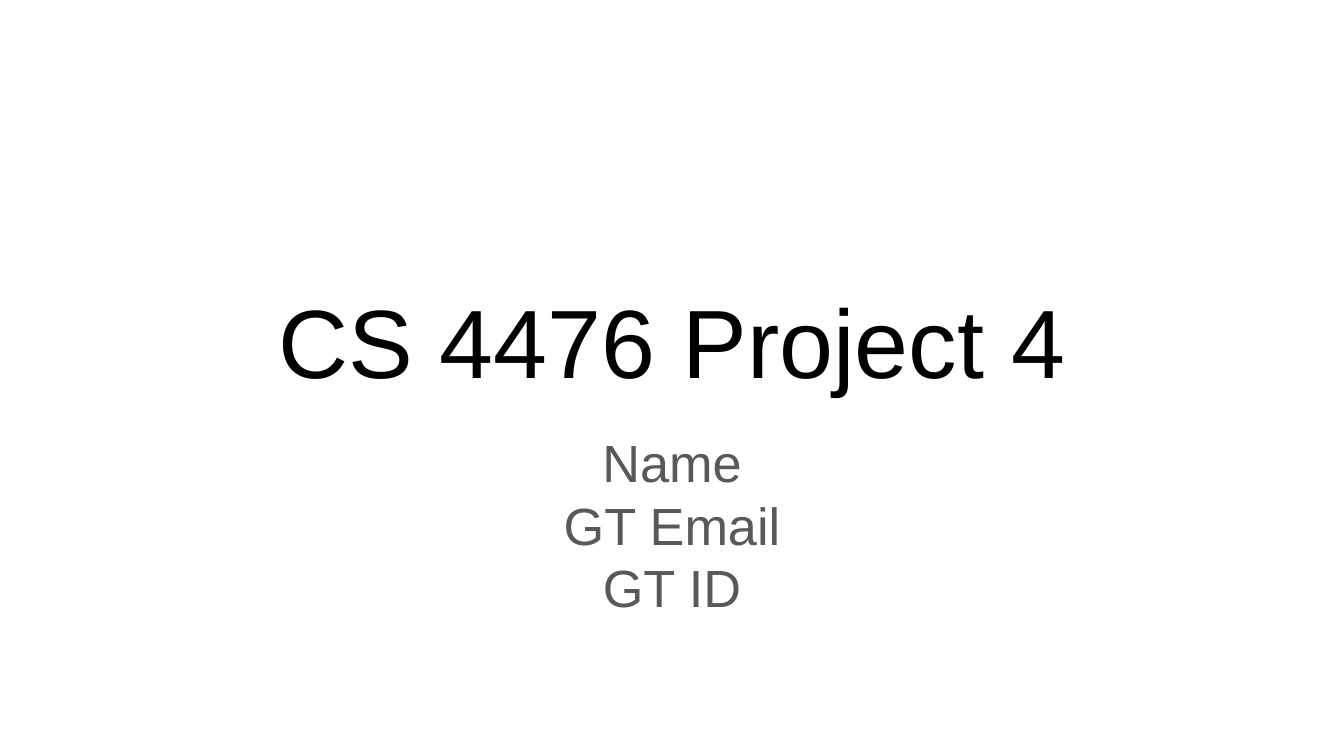
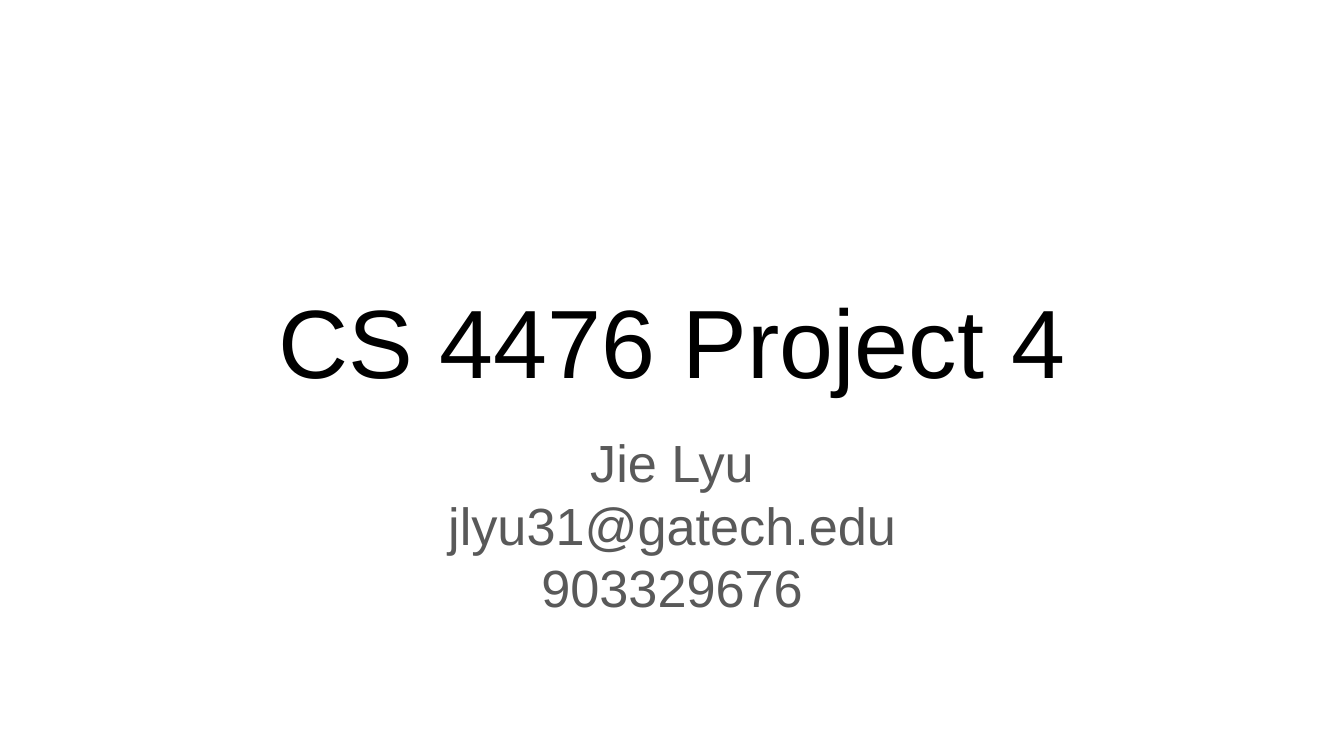
Before and after one commit to jielyugt/depth_estimation, a slide deck: slide 1 of proj4_template.pptx. Drawn at 1344x756 pixels with LibreOffice and Linux fonts; fonts in the diff are those of the drawing. Boxes give left, top, right and bottom in pixels: in the first picture for what was removed or moved away, otherwise in the second. Text is boxed around its words. In the diff, an @@ line names an element or a change of style, - is before the commit and + after.

```diff
--- a/proj4_template.pptx
+++ b/proj4_template.pptx
@@ subtitle at bbox=[448, 444, 896, 608]: text changed @@
-Name
-GT Email
-GT ID
+Jie Lyu
+jlyu31@gatech.edu
+903329676
```
Also in this commit, not shown: 13 other slides changed.
